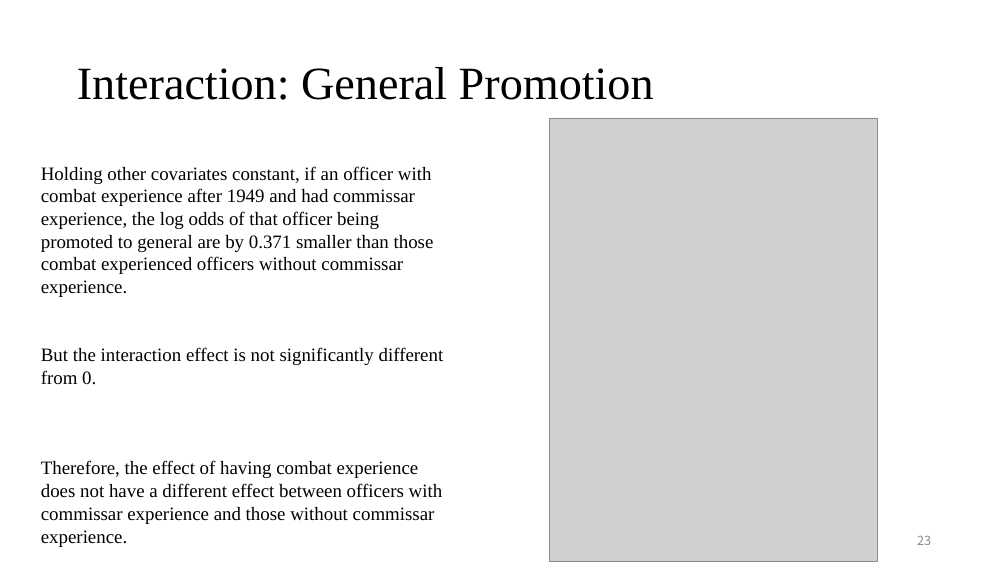
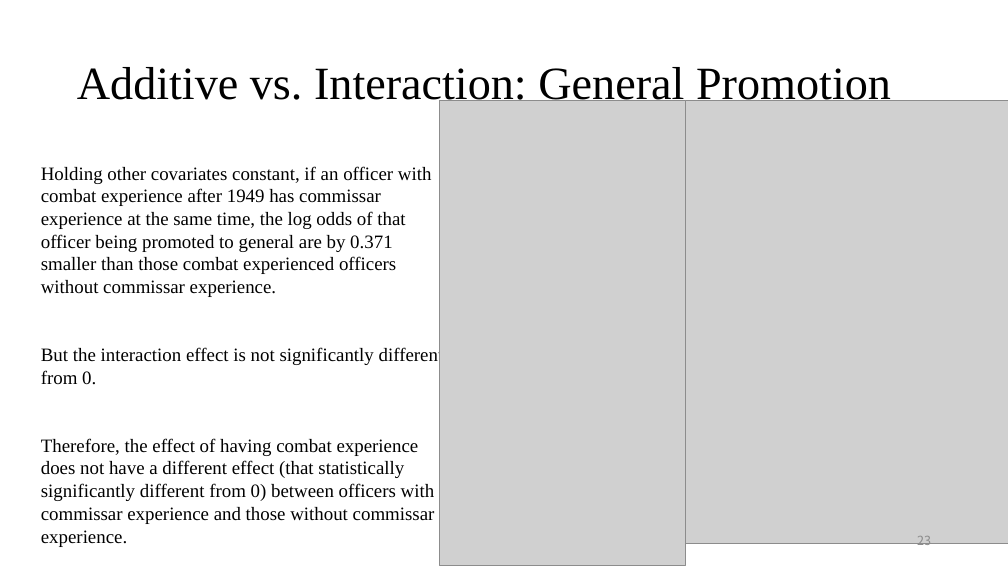
Before and after one commit to CaesarCoder/StatsII_Spring2023, a slide deck: slide 23 of Replication Project/Replication_Tianxin_Zhang_21352232.pptx. Drawn at 1008x567 pixels with LibreOffice and Linux fonts; fonts in the diff are those of the drawing; grey boxes stand for pictures. Boxes give left, top, right and bottom in pixels: in the first picture for what was removed or moved away, otherwise in the second. Text is boxed around its words. In the diff, an @@ line names an element or a change of style, - is before the commit and + after.

```diff
--- a/Replication Project/Replication_Tianxin_Zhang_21352232.pptx
+++ b/Replication Project/Replication_Tianxin_Zhang_21352232.pptx
@@ title at box(77, 67, 891, 109): text changed @@
-Interaction: General Promotion
+Additive vs. Interaction: General Promotion
@@ picture added at box(439, 100, 686, 565) @@
@@ picture: place and size @@
-picture at box(550, 118, 879, 561)
+picture at box(680, 100, 1008, 543)
@@ text at box(41, 166, 432, 297): text changed @@
-Holding other covariates constant, if an officer with combat experience after 1949 and had commissar experience, the log odds of that officer being promoted to general are by 0.371 smaller than those combat experienced officers without commissar experience.
+Holding other covariates constant, if an officer with combat experience after 1949 has commissar experience at the same time, the log odds of that officer being promoted to general are by 0.371 smaller than those combat experienced officers without commissar experience.
@@ text at box(41, 438, 435, 547): text changed @@
-Therefore, the effect of having combat experience does not have a different effect between officers with commissar experience and those without commissar experience.
+Therefore, the effect of having combat experience does not have a different effect (that statistically significantly different from 0) between officers with commissar experience and those without commissar experience.
```
Also in this commit, not shown: 6 other slides changed, 1 slide added, 1 other file.
